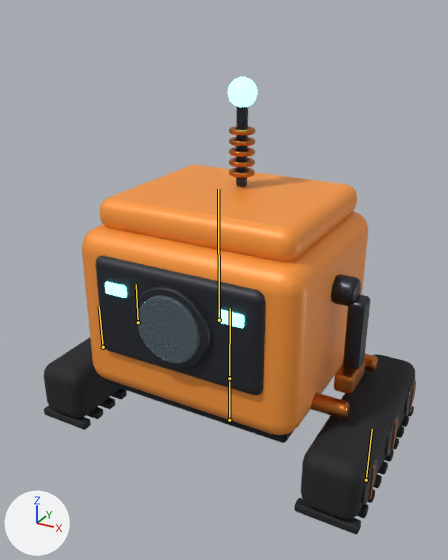
Renders of the glTF model godot-program/assets/models/robot.glb from each side of a commit.
Camera for both pictures: a camera (50 mm lens) standing at (0.599, -1.118, 0.933) and looking at (0.003, -0.033, 0.391). Arrows for +X, +Y and +Z are at lower left; the lights stay in place. The older version comes first. The bones that change, and the others that lie on the model, are drawn over the model as lines.

Names of what the first picture shows: 'RobotMesh'.
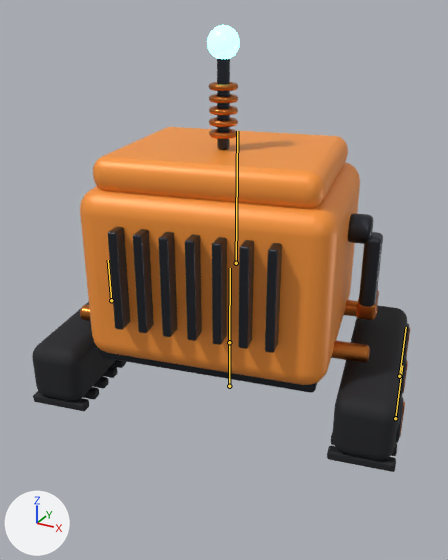
The newer file adds an action. The first version stands in its rest pose; the second is drawn at frame 10 of the action 'spin'.

Where the change shows, as pixel boxes [x1, y1, x2, y2] in the pictures (448 x 560 px):
'RobotMesh', posed: before [44, 77, 416, 535]; after [32, 25, 410, 472]
bone 'root', root to tip: before (229, 420) to (229, 378); after (229, 386) to (229, 342)

Patch to the scene script:
```diff
--- a/godot-program/assets/models/robot.glb.py
+++ b/godot-program/assets/models/robot.glb.py
@@ bone_root @@
 bone_root = bpy.data.objects['RobotRig'].pose.bones['root']
-bone_root.location = (0.0, 0.0, 0.0)
-bone_root.rotation_quaternion = (1.0, 0.0, 0.0, 0.0)  # degrees (0, 0, 0)
+bone_root.location = (0.0, 0.099, 0.0)
+bone_root.rotation_quaternion = (-0.101, 0.0, 0.99, 0.0)  # degrees (0, -168, 0)
```
